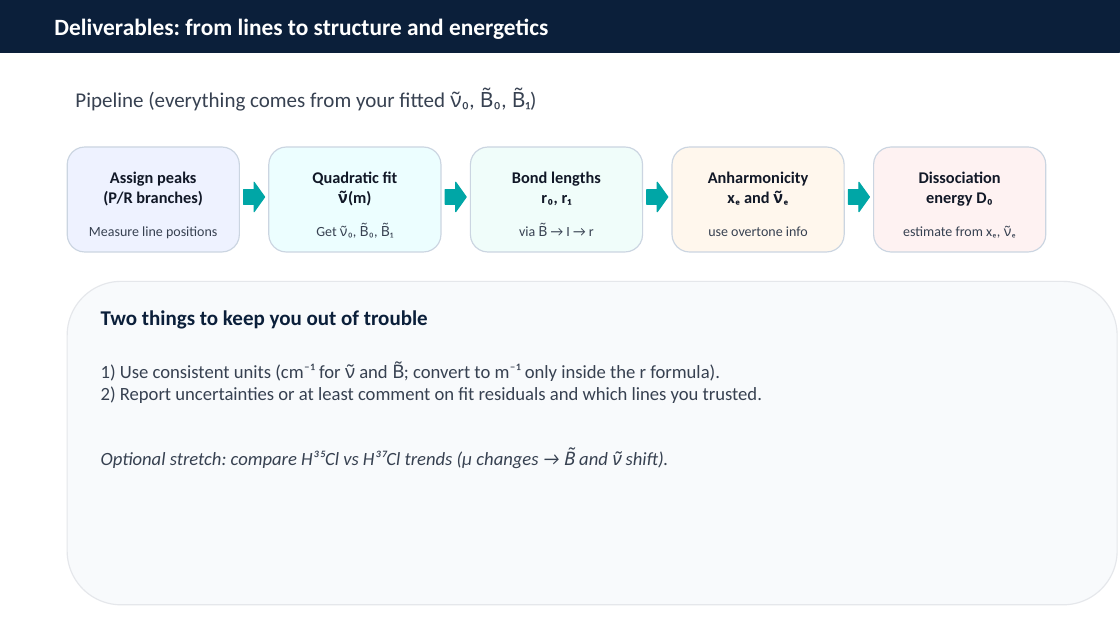
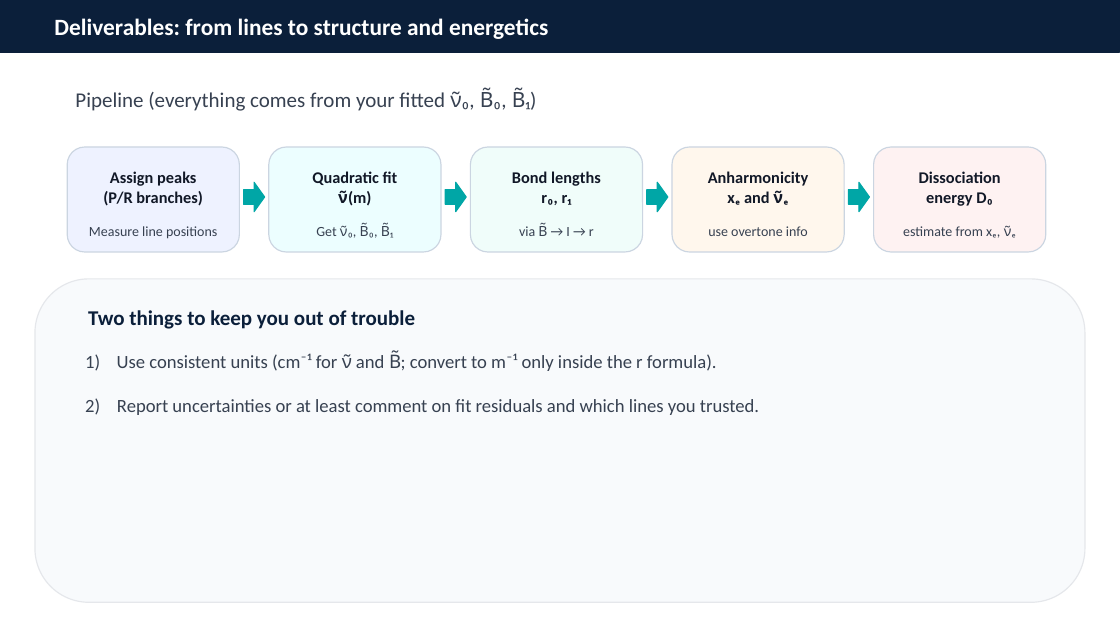
Before and after one commit to bstrb/BKinD, a slide deck: slide 8 of KZ4020/Lab2_IR_HCl_intro.pptx. Drawn at 1120x630 pixels with LibreOffice and Linux fonts; fonts in the diff are those of the drawing. Boxes give left, top, right and bottom in pixels: in the first picture for what was removed or moved away, otherwise in the second. Text is boxed around its words. In the diff, an @@ line names an element or a change of style, - is before the commit and + after.

Commit message:
Please enter the commit message for your changes. Lines starting with '#' will be ignored, and an empty message aborts the commit.
On branch main
Your branch is up to date with 'origin/main'.

Changes to be committed:
	modified:   KZ4020/Lab2_IR_HCl_intro.pptx

```diff
--- a/KZ4020/Lab2_IR_HCl_intro.pptx
+++ b/KZ4020/Lab2_IR_HCl_intro.pptx
@@ rounded rectangle: place and size @@
-rounded rectangle at [67, 281, 1117, 605]
+rounded rectangle at [35, 279, 1086, 602]
@@ text "Two things to keep you ...": place and size @@
-text "Two things to keep you ..." at [101, 310, 428, 329]
+text "Two things to keep you ..." at [88, 310, 415, 329]
@@ text "Use consistent units (cm⁻¹ for ...": place and size @@
-text "Use consistent units (cm⁻¹ for ..." at [101, 361, 762, 403]
+text "Use consistent units (cm⁻¹ for ..." at [85, 350, 759, 415]
@@ text at [117, 350, 717, 371]: text changed @@
-1) Use consistent units (cm⁻¹ for ν̃ and B̃; convert to m⁻¹ only inside the r formula).
+1) Use consistent units (cm⁻¹ for ν̃ and B̃; convert to m⁻¹ only inside the r formula).
@@ text removed at [101, 447, 669, 468] @@
-Optional stretch: compare H³⁵Cl vs H³⁷Cl trends (μ changes → B̃ and ν̃ shift).
```
Also in this commit, not shown: 7 other slides changed.
